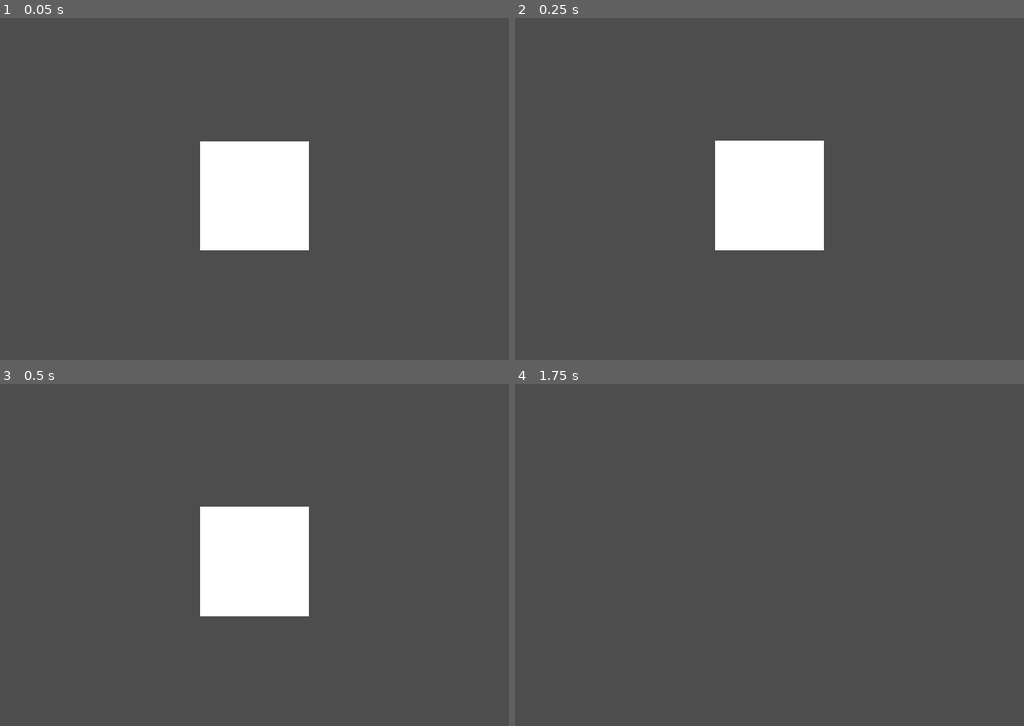
Above: before the commit, frames 1-4 (two rows, left to right).
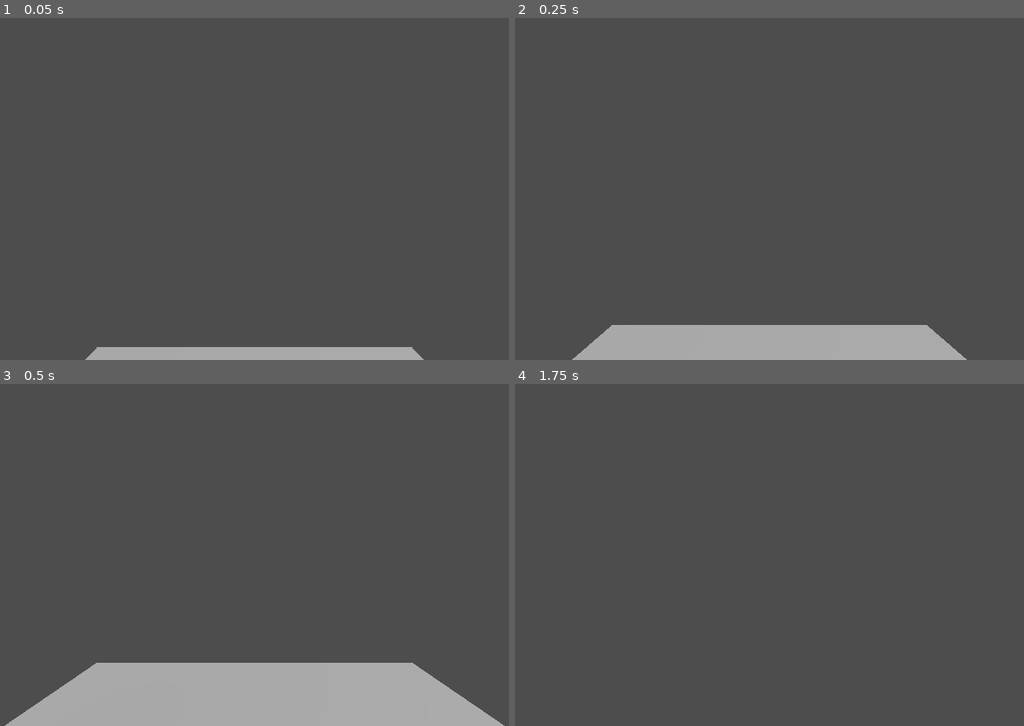
Above: after the commit, the same moments.

Repository: Sheep26/Godot-Strike
Game: Godot game, scene res://Maps/example_map.tscn
The game is run twice, just before and just after one commit, with the same random seed, the same clock (stepped at 60 frames per second) and the same inputs. Before the commit the project starts from res://Maps/example_map/example_map.tscn.
Inputs (mouse positions are in pixels of both pictures, inside the frame that each line leads up to):
- Up to frame 1 (0.05 s): no input
- Up to frame 2 (0.25 s): no input
- Up to frame 3 (0.5 s): no input
- Up to frame 4 (1.75 s): move the mouse to (805, 555) at 0.52 s; hold W (forward) from 0.53 s (still down); tap Space (jump) at 0.77, 1.52 s; move the mouse to (738, 555) at 1.27 s

The runs differ from the first frame. In frame 1, 9.2% of the frame differs, in the area x 16-84%, y 36-100%; in frame 2, 14%; in frame 3, 22%, in the area x 0-100%, y 35-100%; in frame 4, nothing differs.

Commit message:
e

Diff:
--- a/Entitys/Player.tscn
+++ b/Entitys/Player.tscn
@@ -2,14 +2,15 @@
 
 [ext_resource type="Script" path="res://Scripts/Player.gd" id="1_77ecj"]
 
-[sub_resource type="SphereShape3D" id="SphereShape3D_gnex2"]
+[sub_resource type="CapsuleShape3D" id="CapsuleShape3D_3y5yj"]
 
 [node name="Player" type="CharacterBody3D"]
 script = ExtResource("1_77ecj")
 
 [node name="CollisionShape3D" type="CollisionShape3D" parent="."]
-shape = SubResource("SphereShape3D_gnex2")
-
-[node name="Sprite3D" type="Sprite3D" parent="."]
+transform = Transform3D(1, 0, 0, 0, 1, 0, 0, 0, 1, 0, 1, 0)
+shape = SubResource("CapsuleShape3D_3y5yj")
 
 [node name="Camera3D" type="Camera3D" parent="."]
+transform = Transform3D(1, 0, 0, 0, 1, 0, 0, 0, 1, 0, 1.5, 0)
+fov = 90.0
--- /dev/null
+++ b/Maps/example_map.tscn
@@ -0,0 +1,16 @@
+[gd_scene load_steps=2 format=3 uid="uid://ev2ujs1ugwjk"]
+
+[ext_resource type="PackedScene" uid="uid://bvd5x55dea6ib" path="res://Entitys/Player.tscn" id="2_1tpot"]
+
+[node name="ExampleMap" type="Node3D"]
+
+[node name="DirectionalLight3D" type="DirectionalLight3D" parent="."]
+transform = Transform3D(0.764876, -0.442541, 0.468105, 1.28143e-08, 0.726671, 0.686986, -0.644177, -0.525459, 0.555813, 0, 0, 0)
+light_energy = 2.0
+shadow_enabled = true
+
+[node name="Player" parent="." instance=ExtResource("2_1tpot")]
+
+[node name="CSGBox3D" type="CSGBox3D" parent="."]
+transform = Transform3D(4.39753, 0, 0, 0, 1.00345, 0, 0, 0, 4.76961, 0, -1.22741, 0)
+use_collision = true
--- a/Maps/example_map/example_map.tscn
+++ /dev/null
@@ -1,33 +0,0 @@
-[gd_scene load_steps=5 format=3 uid="uid://ev2ujs1ugwjk"]
-
-[ext_resource type="PackedScene" uid="uid://bvd5x55dea6ib" path="res://Entitys/Player.tscn" id="1_cfiut"]
-
-[sub_resource type="BoxShape3D" id="BoxShape3D_7368h"]
-
-[sub_resource type="ImageTexture" id="ImageTexture_1k7kq"]
-
-[sub_resource type="CanvasTexture" id="CanvasTexture_krf7g"]
-
-[node name="ExampleMap" type="Node3D"]
-
-[node name="StaticBody3D" type="StaticBody3D" parent="."]
-transform = Transform3D(1, 0, 0, 0, 1, 0, 0, 0, 1, 0, -1.0206, 0.106991)
-
-[node name="CollisionShape3D" type="CollisionShape3D" parent="StaticBody3D"]
-shape = SubResource("BoxShape3D_7368h")
-
-[node name="Sprite3D" type="Sprite3D" parent="StaticBody3D"]
-transform = Transform3D(100, 0, 0, 0, 100, 0, 0, 0, 100, 0, 0, 0)
-texture = SubResource("ImageTexture_1k7kq")
-
-[node name="StaticBody3D2" type="StaticBody3D" parent="."]
-transform = Transform3D(1, 0, 0, 0, 1, 0, 0, 0, 1, 0, -0.0785699, -2.03577)
-
-[node name="CollisionShape3D" type="CollisionShape3D" parent="StaticBody3D2"]
-shape = SubResource("BoxShape3D_7368h")
-
-[node name="Sprite3D" type="Sprite3D" parent="StaticBody3D2"]
-transform = Transform3D(100, 0, 0, 0, 100, 0, 0, 0, 100, 0, 0, 0)
-texture = SubResource("CanvasTexture_krf7g")
-
-[node name="Player" parent="." instance=ExtResource("1_cfiut")]
--- a/Scripts/Player.gd
+++ b/Scripts/Player.gd
@@ -1,14 +1,23 @@
 extends CharacterBody3D
 
+@onready var camera: Camera3D = $Camera3D
 @export var SPEED = 5.0
 @export var JUMP_VELOCITY = 4.5
-const MIN_LOOK_ANGLE: float = -75.0
-const MAX_LOOK_ANGLE: float = 75.0
+const MIN_LOOK_ANGLE: float = -90.0
+const MAX_LOOK_ANGLE: float = 90.0
+var look_sensitivity : float = 0.05
 
 var gravity = ProjectSettings.get_setting("physics/3d/default_gravity")
 
 func _ready():
 	Input.set_mouse_mode(Input.MOUSE_MODE_CAPTURED)
+
+func _input(event):
+	if event is InputEventMouseMotion:
+		if Input.get_mouse_mode() == Input.MOUSE_MODE_CAPTURED:
+			rotation.y += -deg_to_rad(event.relative.x * look_sensitivity)
+			camera.rotation.x += -deg_to_rad(event.relative.y * look_sensitivity)
+			camera.rotation.x = clamp(camera.rotation.x, deg_to_rad(MIN_LOOK_ANGLE), deg_to_rad(MAX_LOOK_ANGLE))
 
 func _physics_process(delta):
 	if not is_on_floor():
--- a/project.godot
+++ b/project.godot
@@ -11,7 +11,7 @@
 [application]
 
 config/name="Godot Strike"
-run/main_scene="res://Maps/example_map/example_map.tscn"
+run/main_scene="res://Maps/example_map.tscn"
 config/features=PackedStringArray("4.1", "Forward Plus")
 config/icon="res://icon.svg"
 
@@ -42,3 +42,7 @@
 "events": [Object(InputEventKey,"resource_local_to_scene":false,"resource_name":"","device":-1,"window_id":0,"alt_pressed":false,"shift_pressed":false,"ctrl_pressed":false,"meta_pressed":false,"pressed":false,"keycode":0,"physical_keycode":32,"key_label":0,"unicode":32,"echo":false,"script":null)
 ]
 }
+
+[rendering]
+
+environment/defaults/default_clear_color=Color(0.301961, 0.301961, 0.301961, 1)
